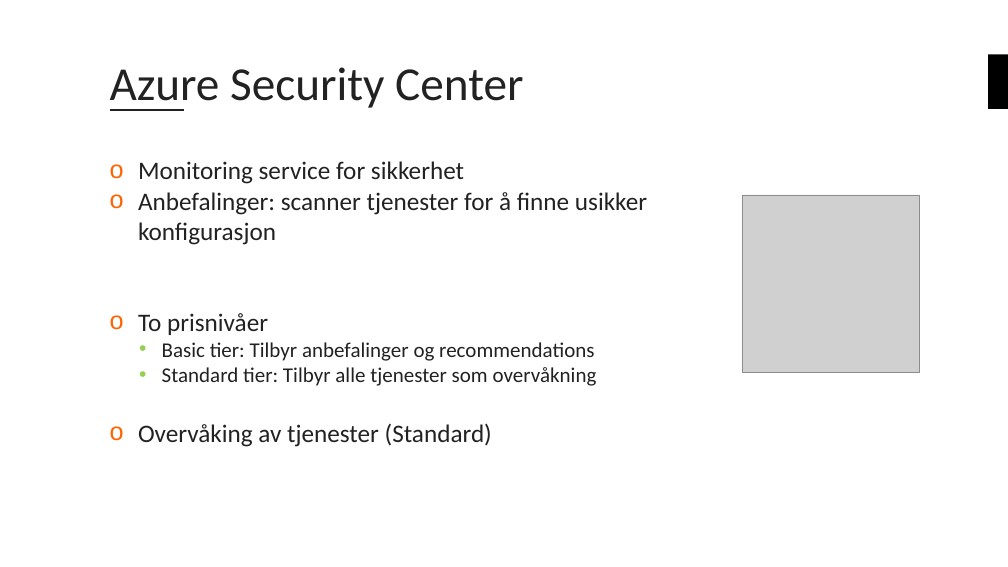
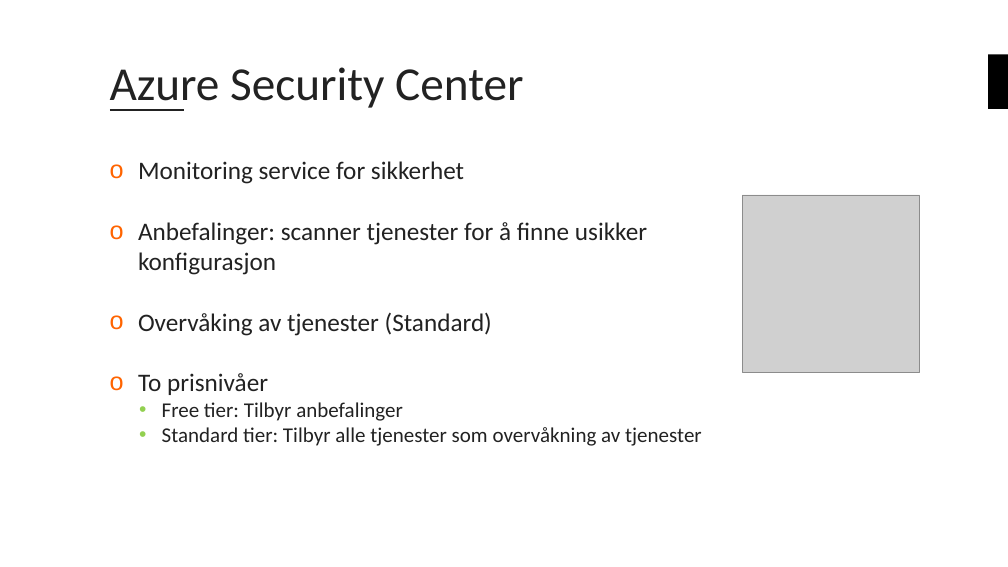
Before and after one commit to bouvet/azure-workshops, a slide deck: slide 8 of Workshop_3/Presentasjon/Azureskolen-Workshop#3.pptx. Drawn at 1008x567 pixels with LibreOffice and Linux fonts; fonts in the diff are those of the drawing; grey boxes stand for pictures; background and template pictures are left out. Boxes give left, top, right and bottom in pixels: in the first picture for what was removed or moved away, otherwise in the second. Text is boxed around its words. In the diff, an @@ line names an element or a change of style, - is before the commit and + after.

```diff
--- a/Workshop_3/Presentasjon/Azureskolen-Workshop#3.pptx
+++ b/Workshop_3/Presentasjon/Azureskolen-Workshop#3.pptx
@@ text at (138, 312, 492, 336): paragraph added @@
+o Overvåking av tjenester (Standard)
@@ text at (162, 402, 702, 446): text changed @@
-  • Basic tier: Tilbyr anbefalinger og recommendations
-  • Standard tier: Tilbyr alle tjenester som overvåkning
-o Overvåking av tjenester (Standard)
+  • Free tier: Tilbyr anbefalinger
+  • Standard tier: Tilbyr alle tjenester som overvåkning av tjenester
```
Also in this commit, not shown: 5 other slides changed.
